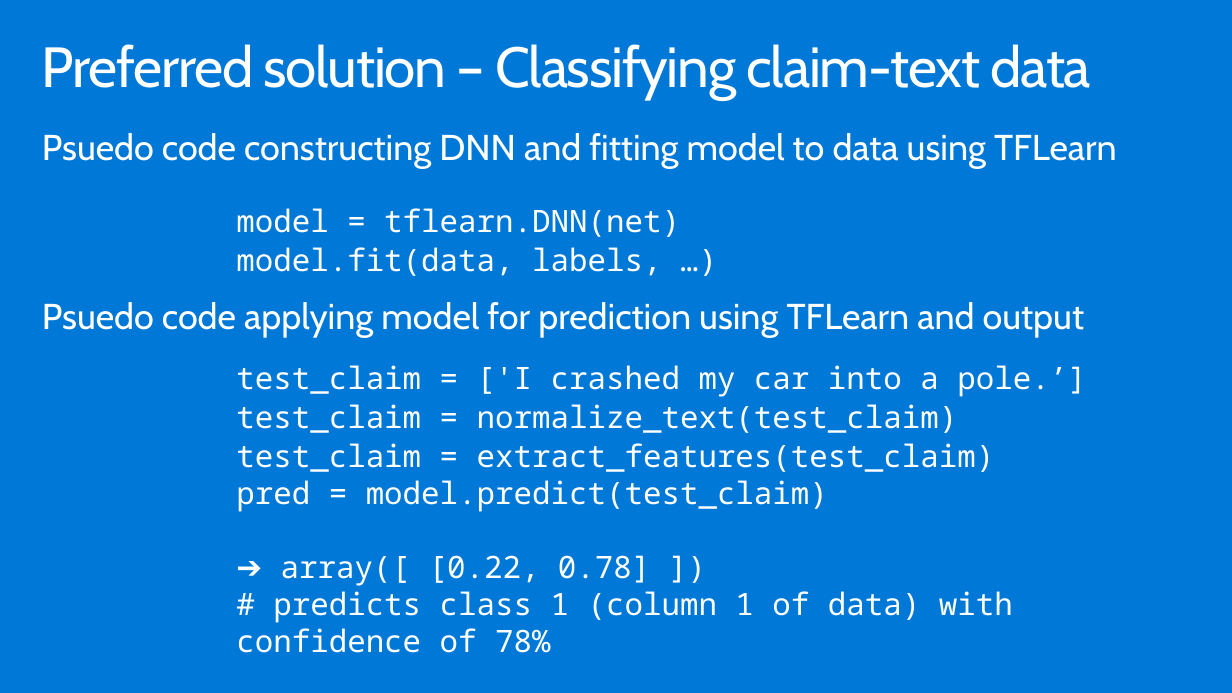
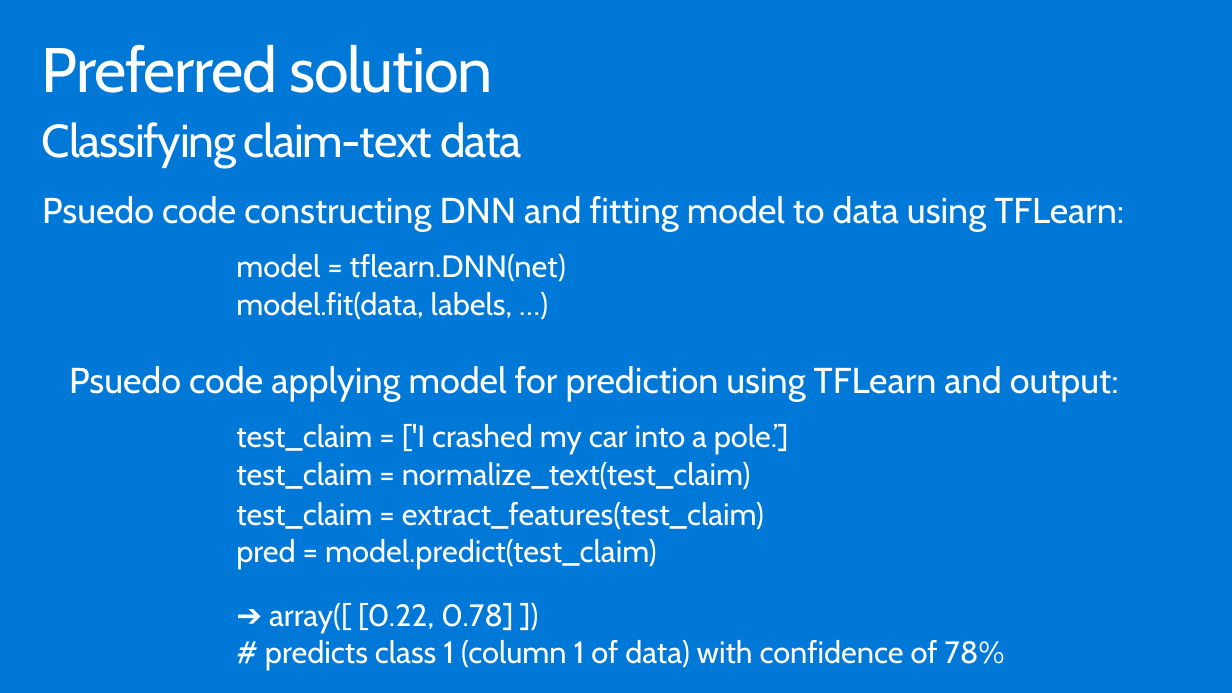
Before and after one commit to nenves/MCW-Cognitive-services-and-deep-learning, a slide deck: slide 20 of Whiteboard design session/WDS trainer presentation - Cognitive Services and deep learning.pptx. Drawn at 1232x693 pixels with LibreOffice and Linux fonts; fonts in the diff are those of the drawing. Boxes give left, top, right and bottom in pixels: in the first picture for what was removed or moved away, otherwise in the second. Text is boxed around its words. In the diff, an @@ line names an element or a change of style, - is before the commit and + after.

```diff
--- a/Whiteboard design session/WDS trainer presentation - Cognitive Services and deep learning.pptx
+++ b/Whiteboard design session/WDS trainer presentation - Cognitive Services and deep learning.pptx
@@ title at (x1=42, y1=44, x2=493, y2=93): text changed; size 44.1 to 49 pt @@
-Preferred solution – Classifying claim-text data
+Preferred solution
@@ text added at (x1=42, y1=122, x2=521, y2=168), 36 pt, text #FFFFFF @@
+Classifying claim-text data
@@ text at (x1=42, y1=196, x2=1124, y2=232): text changed @@
-Psuedo code constructing DNN and fitting model to data using TFLearn
-Psuedo code applying model for prediction using TFLearn and output
+Psuedo code constructing DNN and fitting model to data using TFLearn:
@@ text "model = tflearn.DNN(net) model.fit(data, labels, ..." at (x1=236, y1=254, x2=566, y2=320): font Noto Sans Mono to Cabin @@
@@ text "model = tflearn.DNN(net) model.fit(data, labels, ..." moved from (x1=236, y1=208, x2=680, y2=276) to (x1=236, y1=254, x2=566, y2=320) @@
@@ text added at (x1=69, y1=366, x2=1119, y2=402), 28 pt, text #FFFFFF @@
+Psuedo code applying model for prediction using TFLearn and output:
@@ text "test_claim = ['I crashed my ..." moved from (x1=236, y1=365, x2=1086, y2=653) to (x1=236, y1=424, x2=1004, y2=670) @@
@@ text "test_claim = ['I crashed my ..." at (x1=236, y1=424, x2=1004, y2=670): font Noto Sans Mono to Cabin @@
```
Also in this commit, not shown: 22 other slides changed.
